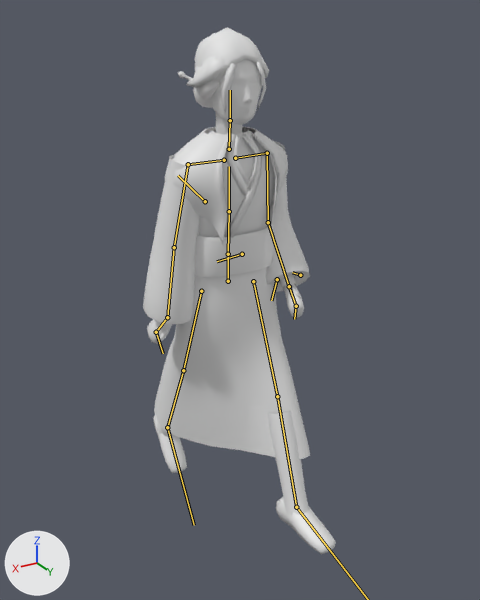
The glTF model models/characters/isabella.glb as it was, and as the next commit left it.
Both versions are drawn from a 50 mm camera at (1.024, 1.787, 1.708) aimed at (-0.02, 0.048, 0.839). Arrows for +X, +Y and +Z are at lower left; the lights stay in place. The picture after the commit comes second. Both versions are drawn at frame 2 of the action 'walk_loop'; the numbers are the values there. The bones that bend it are drawn over the model as lines.

In view in the first picture: 'Body'.
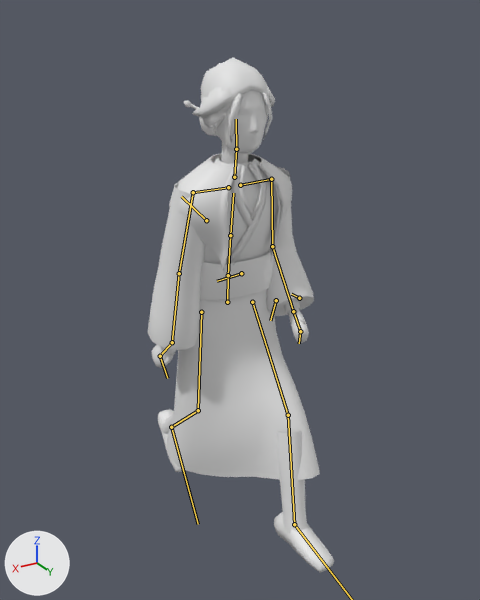
Where the change shows, as pixel boxes (x1, y1, x2, y2) in the pictures (480 x 600 px):
'Body', posed
    before: (143, 27, 336, 554)
    after: (148, 58, 334, 573)
bone 'Hips', root to tip
    before: (228, 281) to (228, 254)
    after: (227, 302) to (228, 275)
bone 'Spine', root to tip
    before: (228, 254) to (229, 211)
    after: (228, 275) to (230, 235)
bone 'Chest', root to tip
    before: (229, 211) to (229, 166)
    after: (230, 235) to (233, 193)
bone 'Neck', root to tip
    before: (229, 149) to (230, 120)
    after: (234, 177) to (236, 149)
bone 'Head', root to tip
    before: (230, 120) to (230, 90)
    after: (236, 149) to (236, 119)
bone 'Shoulder_L', root to tip
    before: (235, 158) to (267, 153)
    after: (240, 185) to (271, 179)
bone 'UpperArm_L', root to tip
    before: (267, 153) to (268, 222)
    after: (271, 179) to (272, 246)
bone 'Shoulder_R', root to tip
    before: (224, 160) to (188, 164)
    after: (228, 187) to (193, 192)
bone 'UpperArm_R', root to tip
    before: (188, 164) to (174, 247)
    after: (193, 192) to (179, 273)
bone 'UpperLeg_L', root to tip
    before: (253, 281) to (277, 396)
    after: (252, 302) to (288, 415)
bone 'LowerLeg_L', root to tip
    before: (277, 396) to (296, 507)
    after: (288, 415) to (294, 524)
bone 'UpperLeg_R', root to tip
    before: (201, 291) to (183, 370)
    after: (201, 312) to (198, 410)
bone 'LowerLeg_R', root to tip
    before: (183, 370) to (167, 427)
    after: (198, 410) to (171, 427)
bone 'Foot_R', root to tip
    before: (167, 427) to (194, 525)
    after: (171, 427) to (198, 524)

The change in detail:
Bone 'Hips' (bone_hips) moves from (0.003, -0.005, 0.0) to (0.001, -0.08, 0.0).
Bone 'Hips' (bone_hips) turns from (2, -5, 0) to (3, -5, 0) degrees about its own x, y and z.
Bone 'Spine' (bone_spine) turns from (2, 4, 0) to (5, 4, 0) degrees about its own x, y and z.
Bone 'Chest' (bone_chest) turns from (0, 4, 0) to (2, 4, 0) degrees about its own x, y and z.
Bone 'Neck' (bone_neck) turns from (-1, -2, 0) to (-4, -2, 0) degrees about its own x, y and z.
Bone 'Head' (bone_head) turns from (-2, -2, 0) to (-5, -2, 0) degrees about its own x, y and z.
Bone 'Shoulder_L' (bone_shoulder_l) turns from (0, 0, 0) to (0, -1, -1) degrees about its own x, y and z.
Bone 'UpperArm_L' (bone_upperarm_l) turns from (-9, 19, -36) to (-4, 17, -35) degrees about its own x, y and z.
Bone 'Shoulder_R' (bone_shoulder_r) turns from (0, 0, 0) to (0, -1, -1) degrees about its own x, y and z.
Bone 'UpperArm_R' (bone_upperarm_r) turns from (-3, -18, 37) to (5, -17, 35) degrees about its own x, y and z.
Bone 'UpperLeg_L' (bone_upperleg_l) turns from (24, -12, -4) to (37, -12, -6) degrees about its own x, y and z.
Bone 'LowerLeg_L' (bone_lowerleg_l) turns from (3, 0, 0) to (-15, 0, 0) degrees about its own x, y and z.
Bone 'Foot_L' (bone_foot_l) turns from (-22, 3, -3) to (-14, 5, -2) degrees about its own x, y and z.
Bone 'UpperLeg_R' (bone_upperleg_r) turns from (-23, 2, -3) to (-4, 2, -1) degrees about its own x, y and z.
Bone 'LowerLeg_R' (bone_lowerleg_r) turns from (3, 0, 0) to (-39, 0, 0) degrees about its own x, y and z.
Bone 'Foot_R' (bone_foot_r) turns from (-8, 0, 4) to (15, -2, 3) degrees about its own x, y and z.
